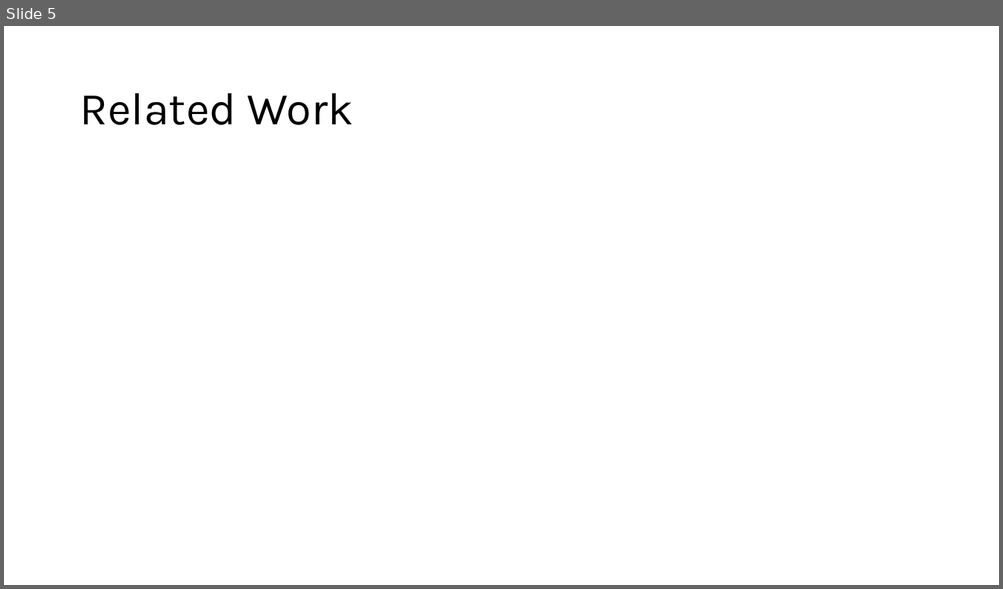
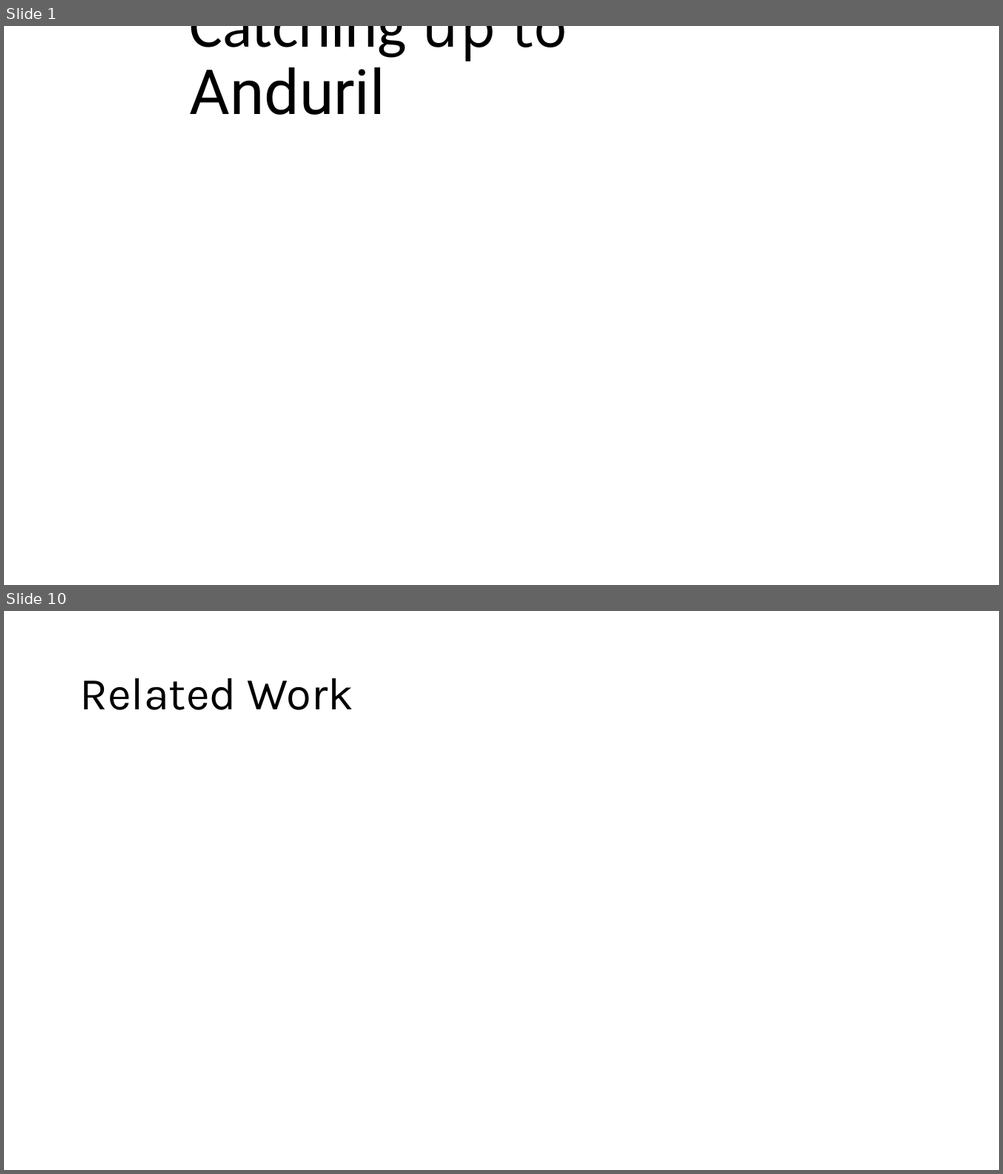
Before and after one commit to akshaygulabrao/flappybird-monorepo, a slide deck: Slides.pptx. Shown one above the other, each under a label of ours: slide 5 before the commit, slides 1 and 10 after it; the slides between them are not shown. The pictures are 1003x589 and 1003x1174 pixels, drawn with LibreOffice and Linux fonts; fonts in the diff are those of the drawing. Boxes give left, top, right and bottom in pixels: in the first picture for what was removed or moved away, otherwise in the second. Text is boxed around its words. In the diff, an @@ line names an element or a change of style, - is before the commit and + after.

```diff
--- a/Slides.pptx
+++ b/Slides.pptx
@@ slide 1 added at (4, 26, 999, 585), background #FFFFFF @@
@@ title added at (190, 26, 567, 115), 60 pt, text #000000 @@
+Catching up to Anduril
@@ what was slide 5 is now slide 10 @@
```
Also in this commit, not shown: 3 slides changed, 5 other slides added, 1 slide removed, 1 other file.
